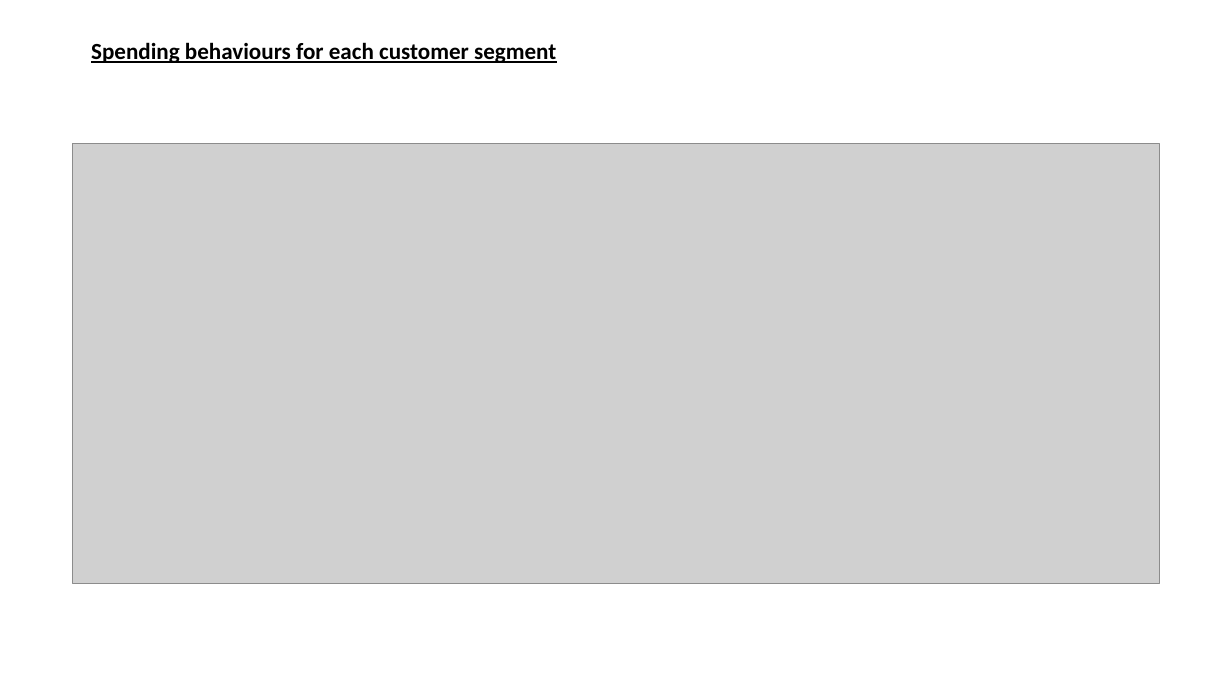
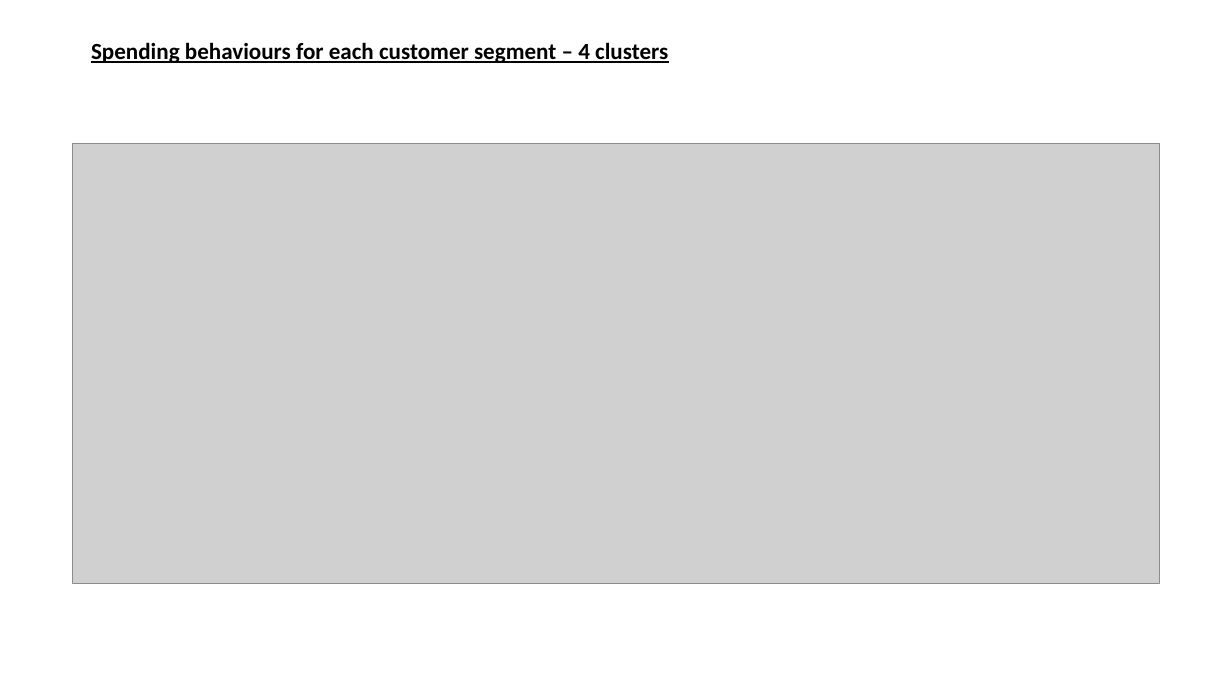
Before and after one commit to UoB-DSMP-2023-24/dsmp-2024-group-38, a slide deck: slide 9 of RFM Analysis of Results.pptx (slide 6 before the commit). Drawn at 1232x693 pixels with LibreOffice and Linux fonts; fonts in the diff are those of the drawing; grey boxes stand for pictures. Boxes give left, top, right and bottom in pixels: in the first picture for what was removed or moved away, otherwise in the second. Text is boxed around its words. In the diff, an @@ line names an element or a change of style, - is before the commit and + after.

Commit message:
Added more analysis for 5 clusters data

```diff
--- a/RFM Analysis of Results.pptx
+++ b/RFM Analysis of Results.pptx
@@ text at box(91, 42, 668, 63): text changed @@
-Spending behaviours for each customer segment
+Spending behaviours for each customer segment – 4 clusters
```
Also in this commit, not shown: 1 other slide changed, 5 slides added, 1 slide removed, 1 other file.
